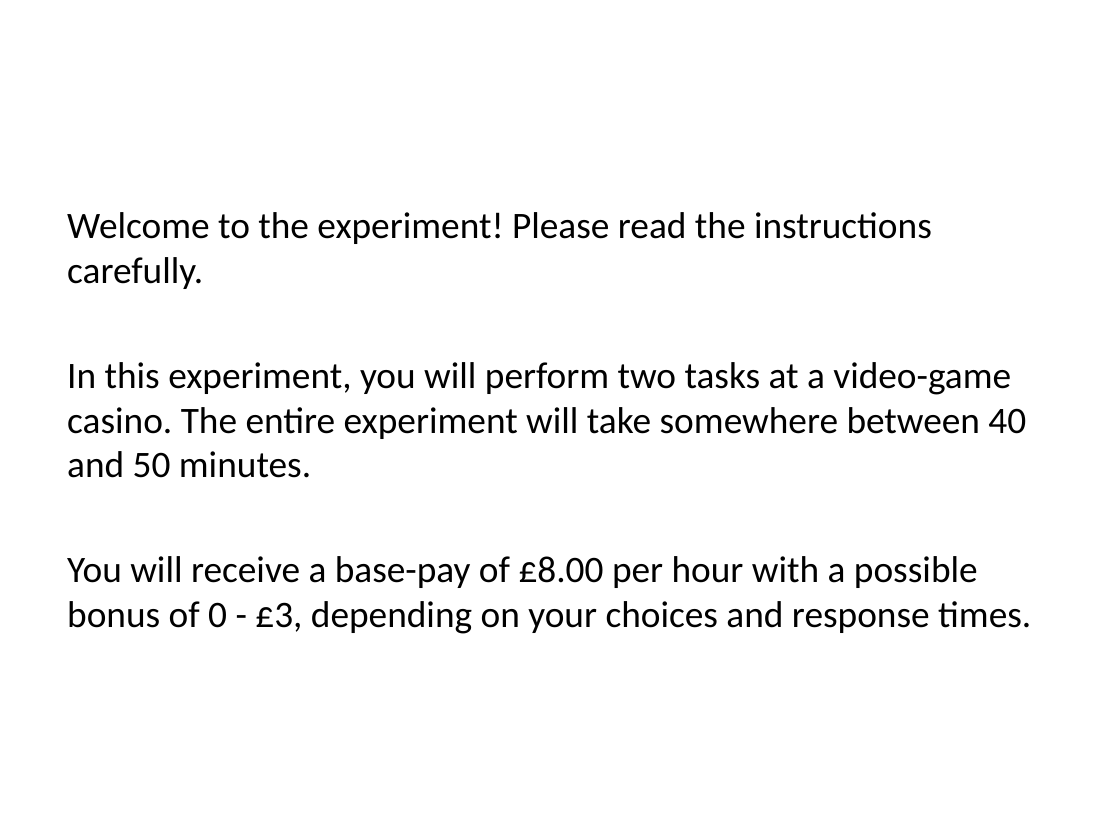
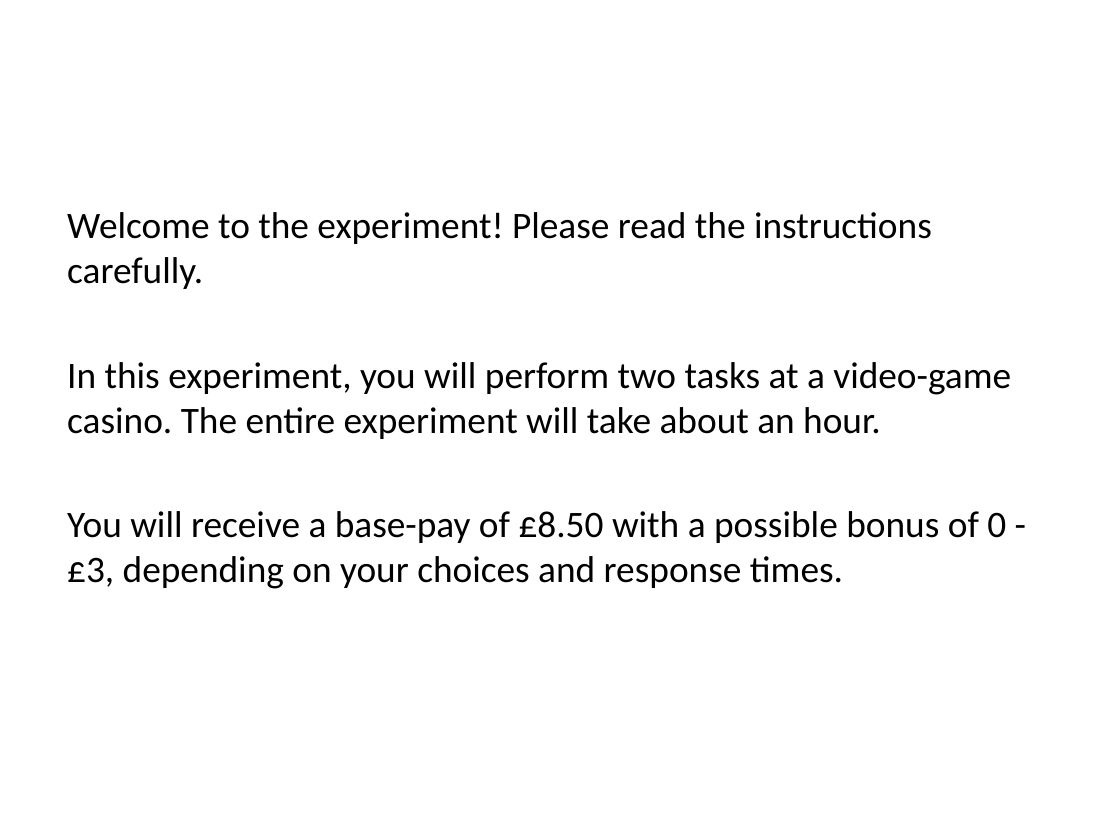
Before and after one commit to evanrussek/Gamble_Task_browser, a slide deck: slide 1 of public/Online_Task/Stimuli/uws_instr_slides_ver2_jpg_o1.pptx. Drawn at 1120x840 pixels with LibreOffice and Linux fonts; fonts in the diff are those of the drawing. Boxes give left, top, right and bottom in pixels: in the first picture for what was removed or moved away, otherwise in the second. Text is boxed around its words. In the diff, an @@ line names an element or a change of style, - is before the commit and + after.

```diff
--- a/public/Online_Task/Stimuli/uws_instr_slides_ver2_jpg_o1.pptx
+++ b/public/Online_Task/Stimuli/uws_instr_slides_ver2_jpg_o1.pptx
@@ text at [67,362,1011,589]: text changed @@
-In this experiment, you will perform two tasks at a video-game casino. The entire experiment will take somewhere between 40 and 50 minutes.
-You will receive a base-pay of £8.00 per hour with a possible bonus of 0 - £3, depending on your choices and response times.
+In this experiment, you will perform two tasks at a video-game casino. The entire experiment will take about an hour.
+You will receive a base-pay of £8.50 with a possible bonus of 0 - £3, depending on your choices and response times.
```
Also in this commit, not shown: 4 other slides changed, 39 other files.
